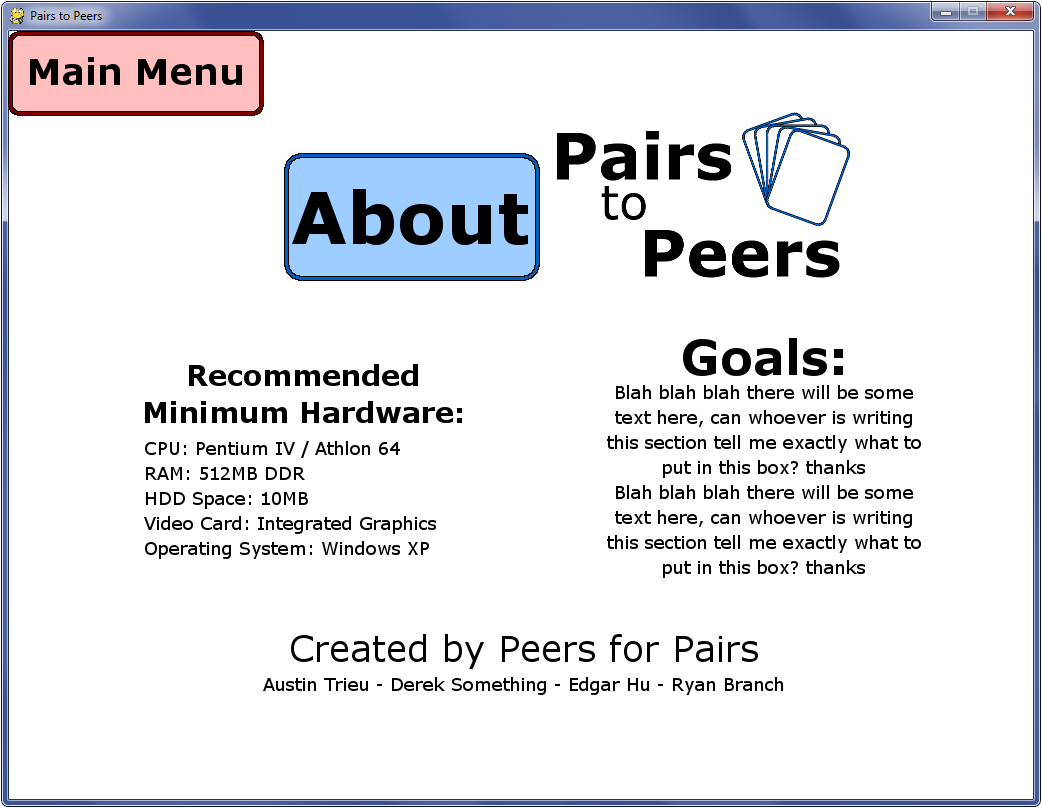
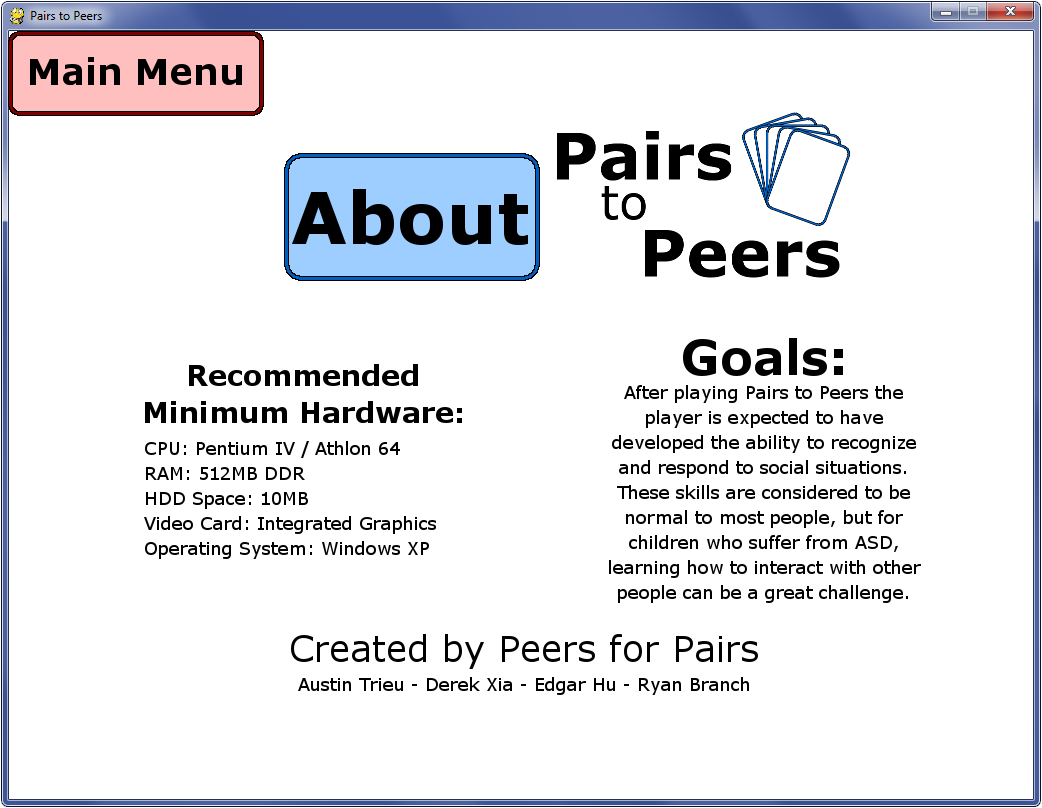
The second 1042×808 image is a revision of the first. Changes to its layers:
renamed "Blah blah blah there will be s..." to "After playing Pairs to Peers t...", painted on it over [607, 385, 921, 603]
painted on "Created by Peers for Pairs ..." over [263, 677, 783, 695]
